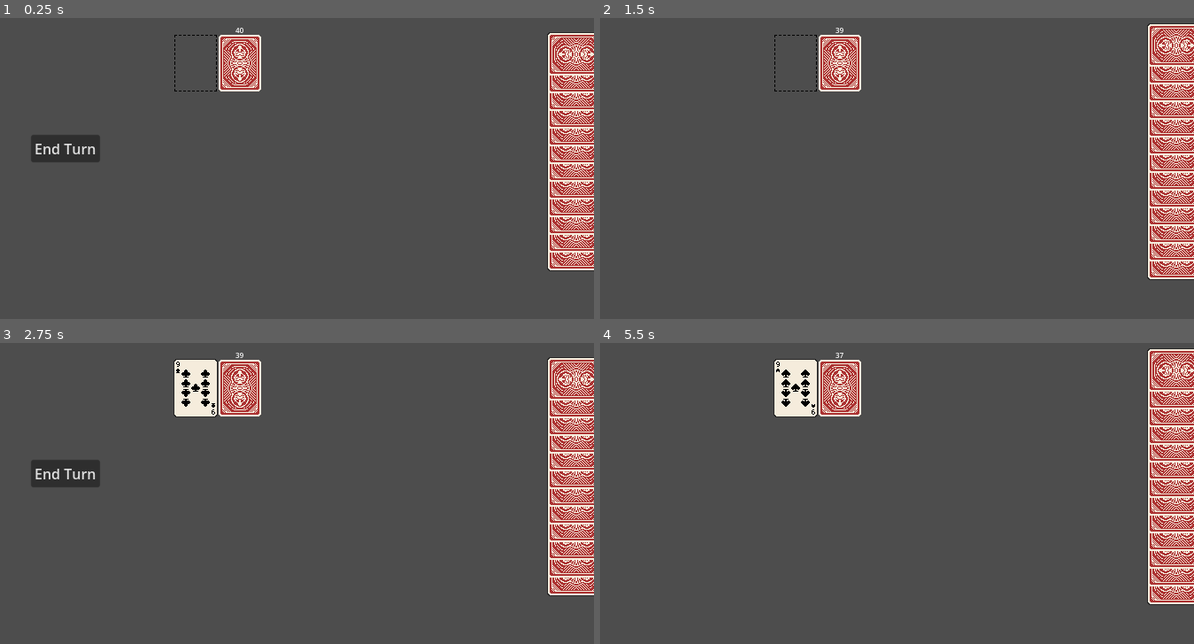
Above: before the commit, frames 1-4 (two rows, left to right).
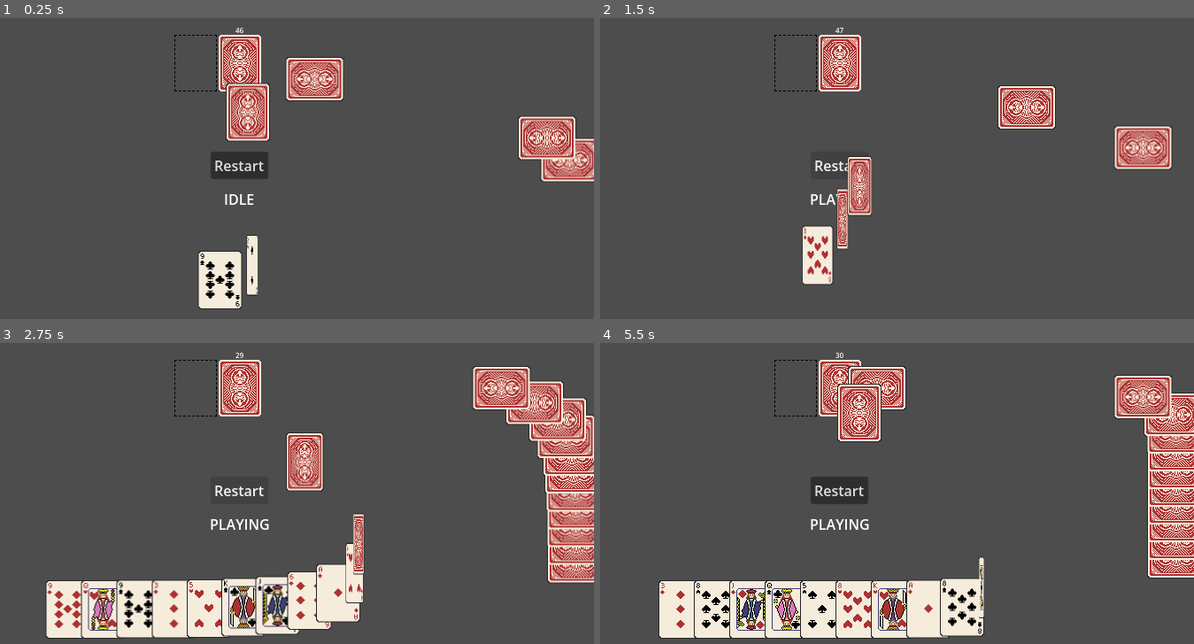
Above: after the commit, the same moments.

Repository: ajnsoriano/TongitsPlus
Game: Godot game, scene res://Scenes/main.tscn
Same seed, same stepped clock (60 frames per second), same inputs: the game is played once before the commit and once after it.
Inputs (mouse positions are in pixels of both pictures, inside the frame that each line leads up to):
- Up to frame 1 (0.25 s): no input
- Up to frame 2 (1.5 s): click (665, 147) at 0.5 s, where only the run before the commit has a clickable "End Turn"; click (837, 165) at 1.25 s, where only the run after the commit has a clickable "Restart"
- Up to frame 3 (2.75 s): click (237, 490) at 2 s, where only the run after the commit has a clickable "Restart"
- Up to frame 4 (5.5 s): click (837, 490) at 2.75 s, where only the run after the commit has a clickable "Restart"; click (665, 472) at 3.5 s, where only the run before the commit has a clickable "End Turn"; tap Enter at 4.25 s; drag from (1176, 583) to (1176, 475) at 4.27 s; click (665, 472) at 5 s, where only the run before the commit has a clickable "End Turn"

The runs differ from the first frame. In frame 1, 13% of the frame differs, in the area x 5-100%, y 3-97%; in frame 2, 11%; in frame 3, 22%, in the area x 5-100%, y 3-99%; in frame 4, 20%.

Commit message:
Updated player vs cpu turn logic
-Player must begin their turn by drawing from the deck or discard pile
-Player turn ends after discarding
-CPU flips cards when winning (plans to sort cards into respective melds)
-Restart button

Diff:
--- a/Scenes/main.tscn
+++ b/Scenes/main.tscn
@@ -12,44 +12,68 @@
 [sub_resource type="RectangleShape2D" id="RectangleShape2D_kry3j"]
 size = Vector2(48, 64)
 
-[node name="Main" type="Node2D"]
+[node name="Main" type="Node2D" unique_id=1261535490]
 
-[node name="Camera2D" type="Camera2D" parent="."]
+[node name="Camera2D" type="Camera2D" parent="." unique_id=1503214521]
 position = Vector2(800, 450)
 zoom = Vector2(2, 2)
 
-[node name="CardManager" type="Node2D" parent="."]
+[node name="CardManager" type="Node2D" parent="." unique_id=2086998410]
 script = ExtResource("1_bo1nx")
 
-[node name="CardSlot" parent="." instance=ExtResource("3_8gbba")]
+[node name="DiscardSlot" parent="." unique_id=1717867989 instance=ExtResource("3_8gbba")]
 z_index = -1
 position = Vector2(750, 350)
 
-[node name="PlayerHand" type="Node2D" parent="."]
+[node name="PlayerHand" type="Node2D" parent="." unique_id=769763844]
 position = Vector2(800, 600)
 script = ExtResource("3_jjvhh")
 
-[node name="OpponentHand" type="Node2D" parent="."]
+[node name="PlayerState" type="RichTextLabel" parent="PlayerHand" unique_id=207178711]
+anchors_preset = 8
+anchor_left = 0.5
+anchor_top = 0.5
+anchor_right = 0.5
+anchor_bottom = 0.5
+offset_left = -67.0
+offset_top = -108.0
+offset_right = 67.0
+offset_bottom = -42.0
+grow_horizontal = 2
+grow_vertical = 2
+text = "PlayerState"
+horizontal_alignment = 1
+
+[node name="OpponentHand" type="Node2D" parent="." unique_id=1811458098]
 position = Vector2(1180, 450)
 rotation = -1.5707964
 script = ExtResource("4_344ge")
 
-[node name="Deck" type="Node2D" parent="."]
+[node name="DeadwoodCounter" type="RichTextLabel" parent="OpponentHand" unique_id=1235694028]
+visible = false
+offset_left = 19.000006
+offset_top = -163.0
+offset_right = 115.00001
+offset_bottom = -123.0
+rotation = 1.5707964
+text = "DeadWood"
+
+[node name="Deck" type="Node2D" parent="." unique_id=608253163]
 z_index = -2
 position = Vector2(800, 350)
 script = ExtResource("4_kry3j")
 
-[node name="Area2D" type="Area2D" parent="Deck"]
+[node name="Area2D" type="Area2D" parent="Deck" unique_id=337785969]
 collision_layer = 4
 collision_mask = 4
 
-[node name="CollisionShape2D" type="CollisionShape2D" parent="Deck/Area2D"]
+[node name="CollisionShape2D" type="CollisionShape2D" parent="Deck/Area2D" unique_id=327092947]
 shape = SubResource("RectangleShape2D_kry3j")
 
-[node name="Sprite2D" type="Sprite2D" parent="Deck"]
+[node name="Sprite2D" type="Sprite2D" parent="Deck" unique_id=265534697]
 texture = ExtResource("4_jjvhh")
 
-[node name="RichTextLabel" type="RichTextLabel" parent="Deck"]
+[node name="RichTextLabel" type="RichTextLabel" parent="Deck" unique_id=760688717]
 offset_left = -10.0
 offset_top = -43.0
 offset_right = 30.0
@@ -58,20 +82,30 @@
 text = "52"
 horizontal_alignment = 1
 
-[node name="EndTurnButton" type="Button" parent="."]
+[node name="EndTurnButton" type="Button" parent="." unique_id=389862101]
+visible = false
 offset_left = 564.0
 offset_top = 431.0
 offset_right = 642.0
 offset_bottom = 462.0
+disabled = true
 text = "End Turn
 "
 
-[node name="InputManager" type="Node2D" parent="."]
+[node name="RestartButton" type="Button" parent="." unique_id=1378271154]
+offset_left = 767.0
+offset_top = 450.0
+offset_right = 832.0
+offset_bottom = 481.0
+text = "Restart"
+
+[node name="InputManager" type="Node2D" parent="." unique_id=2074661080]
 script = ExtResource("6_21xkr")
 
-[node name="TurnManager" type="Node" parent="."]
+[node name="TurnManager" type="Node" parent="." unique_id=1967918140]
 script = ExtResource("7_6bp64")
 
-[node name="TurnTimer" type="Timer" parent="."]
+[node name="TurnTimer" type="Timer" parent="." unique_id=540429749]
 
 [connection signal="pressed" from="EndTurnButton" to="TurnManager" method="_on_end_turn_button_pressed"]
+[connection signal="pressed" from="RestartButton" to="TurnManager" method="_on_restart_button_pressed"]
--- a/Scripts/card_manager.gd
+++ b/Scripts/card_manager.gd
@@ -12,10 +12,15 @@
 var screen_size
 var is_hovering_on_card
 var player_hand_reference
+var turn_manager_reference
+
+signal card_discarded()
+
 # Called when the node enters the scene tree for the first time.
 func _ready() -> void:
 	screen_size = get_viewport_rect().size
 	player_hand_reference = $"../PlayerHand"
+	turn_manager_reference = $"../TurnManager"
 	$"../InputManager".connect("left_mouse_button_released", on_left_click_released)
 # Called every frame. 'delta' is the elapsed time since the previous frame.
 func _process(_delta: float) -> void:
@@ -39,21 +44,23 @@
 	#if card_slot_found and not card_slot_found.card_in_slot:
 
 	#Card dropped in card slot (can stack cards on top of card slot)
-	if card_slot_found:
+	# DISCARD
+	if card_slot_found and turn_manager_reference.current_player_index == 1 and player_hand_reference.state == player_hand_reference.PlayerState.PLAYING:
 
 		player_hand_reference.remove_card_from_hand(card_being_dragged)
 		card_being_dragged.get_node("Area2D/CollisionShape2D").disabled = true
 		card_slot_found.card_in_slot = true
 		card_slot_found.add_card(card_being_dragged)
-
+		card_being_dragged = null
+		return true
 	else:
 		player_hand_reference.update_card_order(card_being_dragged)
 		card_being_dragged = null
 		player_hand_reference.update_hand_positions(DEFAULT_CARD_MOVE_SPEED)
-
+		return false
 	#player_hand_reference.add_card_to_hand(card_being_dragged, DEFAULT_CARD_MOVE_SPEED)
 
-	card_being_dragged = null
+	#card_being_dragged = null
 	#player_hand_reference.update_hand_positions(DEFAULT_CARD_MOVE_SPEED)
 func connect_card_signals(card):
 	card.connect("hovered", on_hovered_over_card)
@@ -61,8 +68,10 @@
 
 func on_left_click_released():
 	if card_being_dragged:
-		finish_drag()
-
+		var discarded = finish_drag()
+		if discarded:
+			player_hand_reference.state = player_hand_reference.PlayerState.DISCARDING
+			emit_signal("card_discarded")
 func on_hovered_over_card(card):
 	if !is_hovering_on_card:
 		is_hovering_on_card = true
--- a/Scripts/card_slot.gd
+++ b/Scripts/card_slot.gd
@@ -36,3 +36,10 @@
 		else:
 			top_card.get_node("Area2D/CollisionShape2D").disabled = false
 		cards_in_slot.pop_back()
+
+func clear():
+	for card in cards_in_slot:
+		card.queue_free()
+	cards_in_slot.clear()
+	#for card in get_children():
+		#card.queue_free()
--- a/Scripts/deck.gd
+++ b/Scripts/deck.gd
@@ -11,10 +11,7 @@
 func _ready() -> void:
 	card_manager_reference = $"../CardManager"
 
-	create_deck()
-	deck.shuffle()
-	deck.shuffle()
-	deck.shuffle()
+	#create_deck()
 
 	$RichTextLabel.text = str(deck.size())
 
@@ -34,6 +31,9 @@
 				"id": str(suit + str(rank))
 			}
 			deck.append(card)
+	deck.shuffle()
+	deck.shuffle()
+	deck.shuffle()
 
 func draw_card(hand):
 	if deck.size() > 0 and hand.check_hand_size():
--- a/Scripts/input_manager.gd
+++ b/Scripts/input_manager.gd
@@ -16,7 +16,7 @@
 	card_manager_reference = $"../CardManager"
 	deck_reference = $"../Deck"
 	player_hand_reference = $"../PlayerHand"
-	card_slot_reference = $"../CardSlot"
+	card_slot_reference = $"../DiscardSlot"
 
 func _input(event: InputEvent) -> void:
 	if event is InputEventMouseButton and event.button_index == MOUSE_BUTTON_LEFT:
@@ -26,6 +26,7 @@
 		else:
 			emit_signal("left_mouse_button_released")
 
+# Player control
 func raycast_at_cursor():
 	var space_state = get_viewport().world_2d.direct_space_state
 	var parameters = PhysicsPointQueryParameters2D.new()
@@ -43,7 +44,17 @@
 				card_manager_reference.start_drag(card_found)
 		elif result_collision_mask == COLLISION_MASK_DECK:
 			# DECK CLICKED
-			deck_reference.draw_card(player_hand_reference)
+			# only draw from deck if in DRAWING state
+			if player_hand_reference.state == player_hand_reference.PlayerState.DRAWING:
+				deck_reference.draw_card(player_hand_reference)
+				player_hand_reference.state = player_hand_reference.PlayerState.PLAYING
+			else:
+				print("cannot draw right now")
 		elif result_collision_mask == COLLISION_MASK_CARD_SLOT:
 			# CARD SLOT CLICKED
-			card_slot_reference.draw_top_card(player_hand_reference)
+			# only draw from discard pile if in DRAWING state
+			if player_hand_reference.state == player_hand_reference.PlayerState.DRAWING:
+				card_slot_reference.draw_top_card(player_hand_reference)
+				player_hand_reference.state = player_hand_reference.PlayerState.PLAYING
+			else:
+				print("cannot draw right now")
--- a/Scripts/opponent_hand.gd
+++ b/Scripts/opponent_hand.gd
@@ -3,7 +3,7 @@
 const CARD_WIDTH = 20
 const DEFAULT_CARD_MOVE_SPEED = 0.1
 
-
+var player_index = 2
 var opponent_hand = []
 var HAND_X_POSITION
 var HAND_Y_POSITION
@@ -61,3 +61,8 @@
 	if opponent_hand.size() < 13:
 		return true
 	return false
+
+func clear():
+	for card in opponent_hand:
+		card.queue_free()
+	opponent_hand.clear()
--- a/Scripts/player_hand.gd
+++ b/Scripts/player_hand.gd
@@ -4,17 +4,31 @@
 #const CARD_WIDTH = 25
 const DEFAULT_CARD_MOVE_SPEED = 0.1
 
+enum PlayerState {
+	IDLE,
+	DRAWING,
+	PLAYING,
+	DISCARDING
+}
 
+var state : PlayerState = PlayerState.IDLE
+var player_index = 1
 var player_hand = []
 var HAND_X_POSITION
 var HAND_Y_POSITION
 var card_manager_reference
+var player_state_text_reference
 # Called when the node enters the scene tree for the first time.
 func _ready() -> void:
 	#HAND_X_POSITION = $"../Camera2D".get_screen_center_position().x
 	HAND_X_POSITION = self.position.x
 	HAND_Y_POSITION = self.position.y
 	card_manager_reference = $"../CardManager"
+	player_state_text_reference = $PlayerState
+
+func _process(delta: float) -> void:
+	player_state_text_reference.text = PlayerState.find_key(state)
+
 func add_card_to_hand(card, speed):
 	if card not in player_hand:
 		# left most card on top
@@ -41,7 +55,7 @@
 
 		#card.z_index = i
 		# Fanning out cards in hand (come back to this)
-		#card.rotation_degrees = 180 + (i - player_hand.size() / 2.0) * 3s
+		#card.rotation_degrees = 180 + (i - player_hand.size() / 2.0) * 3
 
 		animate_card_to_position(card, new_position, speed)
 
@@ -76,3 +90,8 @@
 	if player_hand.size() < 13:
 		return true
 	return false
+
+func clear():
+	for card in player_hand:
+		card.queue_free()
+	player_hand.clear()
--- a/Scripts/turn_manager.gd
+++ b/Scripts/turn_manager.gd
@@ -4,8 +4,13 @@
 var turn = 1
 var turn_timer
 var deck_reference
+var card_manager_reference
 var opponent_hand
 var discard_pile
+var current_player_index
+var player_hand
+var players = 2
+var deadwood_text
 # Called when the node enters the scene tree for the first time.
 func _ready() -> void:
 	turn_timer = $"../TurnTimer"
@@ -13,18 +18,48 @@
 	turn_timer.wait_time = 1.0
 	deck_reference = $"../Deck"
 	opponent_hand = $"../OpponentHand"
-	discard_pile = $"../CardSlot"
-
+	discard_pile = $"../DiscardSlot"
+	player_hand = $"../PlayerHand"
+	deadwood_text = opponent_hand.get_node("DeadwoodCounter")
+
+	card_manager_reference = $"../CardManager"
+	card_manager_reference.connect("card_discarded", _on_card_discarded)
+
+	start_game()
+		#$"../EndTurnButton".disabled = false
+		#$"../EndTurnButton".visible = true
+
+
+func start_game():
+	deadwood_text.visible = false
+	deck_reference.create_deck()
 	for i in range(1, 13):
 		deck_reference.draw_card(opponent_hand)
-
-# Called every frame. 'delta' is the elapsed time since the previous frame.
-#func _process(delta: float) -> void:
-	#pass
-
-
+		deck_reference.draw_card(player_hand)
+		await get_tree().create_timer(0.1).timeout
+
+	var starting_player = randi_range(1, players)
+	starting_player = 1 # TEMPORARY
+	if starting_player == 2:
+		current_player_index = 2
+		opponent_turn()
+	elif starting_player == 1:
+		deck_reference.draw_card(player_hand)
+		player_hand.state = player_hand.PlayerState.PLAYING
+		current_player_index = 1
+
+
+func _on_card_discarded():
+	#turn_timer.wait_time = 2
+	turn_timer.start()
+	await turn_timer.timeout
+	_on_end_turn_button_pressed()
+
+func pass_turn():
+	player_hand.state = player_hand.PlayerState.DRAWING
 
 func _on_end_turn_button_pressed() -> void:
+	current_player_index = 2
 	opponent_turn()
 
 func opponent_turn():
@@ -69,7 +104,8 @@
 	print("Worst card: " + str(worst_card.rank) + " of " + worst_card.suit)
 
 	## discard unwanted cards
-	discard(worst_card,opponent_hand)
+	await discard(worst_card,opponent_hand)
+
 	## end turn
 
 	var deadwood_value = 0
@@ -85,16 +121,33 @@
 					deadwood_value += card.rank
 
 		print("Deadwood: ", deadwood_value)
+
+
 	if deadwood_value == 0:
 		print("TONGITS!!!")
 		turn_timer.wait_time = 0.5
 		turn_timer.start()
 		await(turn_timer)
-		get_tree().quit()
+		#get_tree().quit()
+		if !deadwood_text.visible:
+			deadwood_text.visible = true
+		deadwood_text.text = "CPU WINS"
+		reveal_cards(opponent_hand)
+		return
+	else:
+		deadwood_text = opponent_hand.get_node("DeadwoodCounter")
+		deadwood_text.text = str(deadwood_value)
+
 	# reset player deck draw
 
-	$"../EndTurnButton".disabled = false
-	$"../EndTurnButton".visible = true
+	current_player_index = 1
+	pass_turn()
+	#$"../EndTurnButton".disabled = false
+	#$"../EndTurnButton".visible = true
+
+func reveal_cards(hand):
+	for card in hand.opponent_hand:
+		card.get_node("AnimationPlayer").play("card_flip_up")
 
 func discard(card, hand):
 	var card_to_discard = card
@@ -106,8 +159,8 @@
 	var tween = hand.animate_card_to_position(card_to_discard, discard_pile.position, 0.5, true)
 	card_to_discard.get_node("AnimationPlayer").play("card_flip_up")
 	await tween.finished
+
 	hand.remove_card_from_hand(card_to_discard)
-
 	discard_pile.add_card(card_to_discard)
 
 func score_card_to_discard(card, hand):
@@ -301,3 +354,10 @@
 		if does_discard_help_run(hand, top, runs, sets):
 			return true
 	return false
+
+func _on_restart_button_pressed() -> void:
+	discard_pile.clear()
+	player_hand.clear()
+	opponent_hand.clear()
+	deck_reference.create_deck()
+	start_game()
--- a/project.godot
+++ b/project.godot
@@ -8,11 +8,15 @@
 
 config_version=5
 
+[animation]
+
+compatibility/default_parent_skeleton_in_mesh_instance_3d=true
+
 [application]
 
 config/name="Tongits+"
 run/main_scene="uid://c1eugftio4pke"
-config/features=PackedStringArray("4.5", "Forward Plus")
+config/features=PackedStringArray("4.6", "Forward Plus")
 config/icon="res://icon.svg"
 
 [display]
Not shown: 1 places in Scenes/main.tscn that only renumber resources
